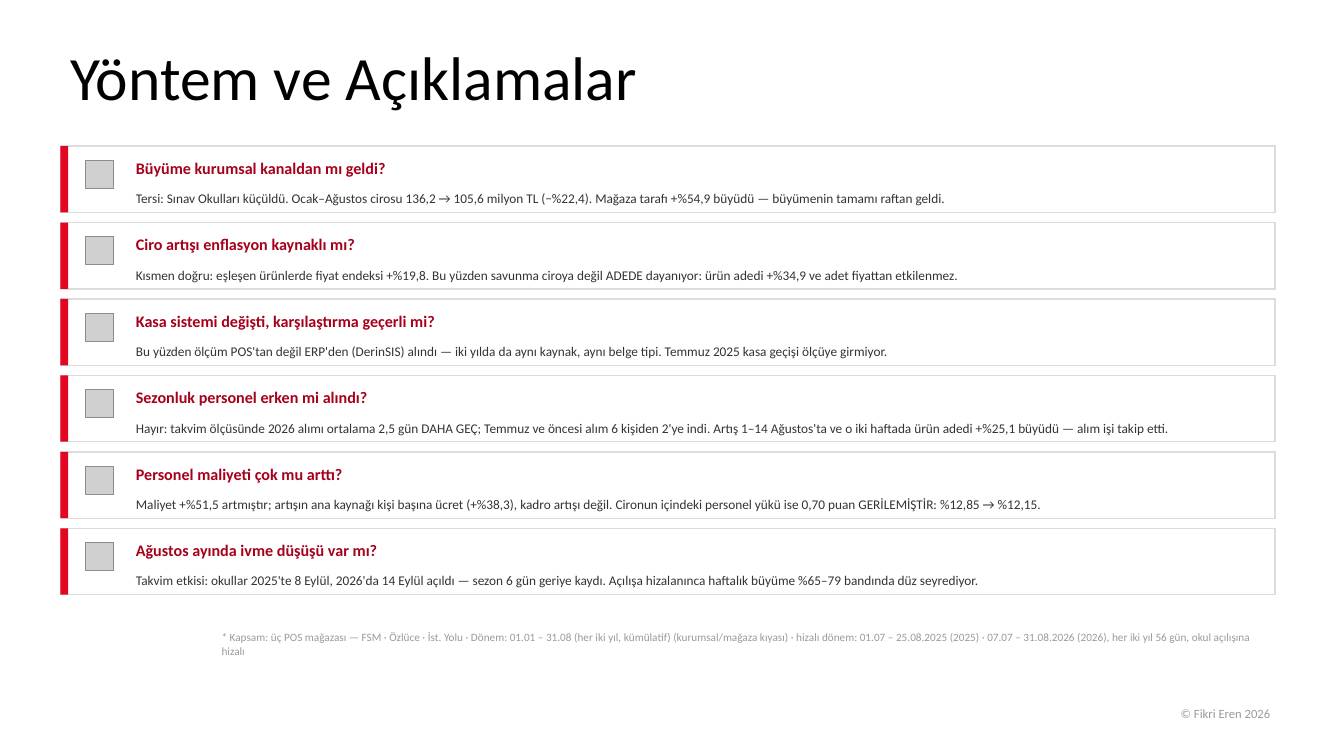
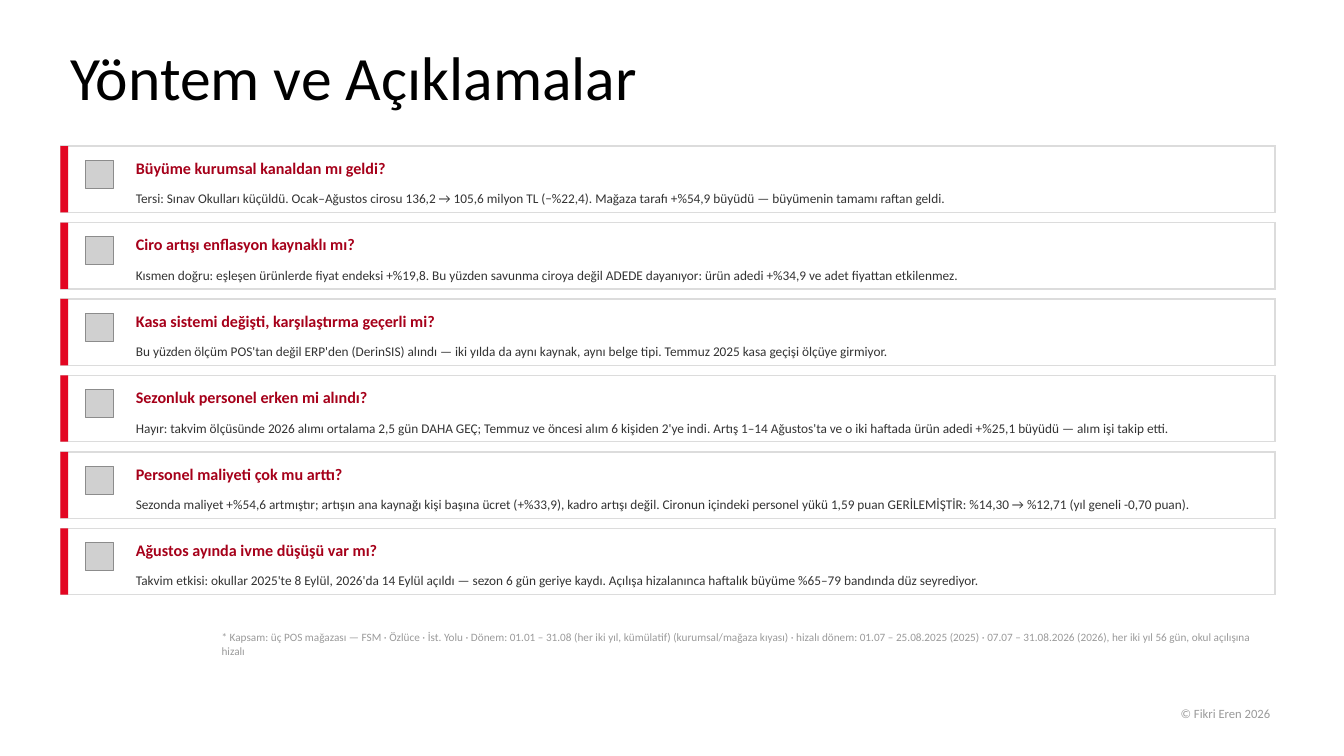
Before and after one commit to fikrierenn/pusula, a slide deck: slide 18 of briefings/sezon-kadro-20260902/sunum-kadro-sezon2026.pptx (slide 17 before the commit). Drawn at 1344x756 pixels with LibreOffice and Linux fonts; fonts in the diff are those of the drawing; grey boxes stand for pictures; background and template pictures are left out. Boxes give left, top, right and bottom in pixels: in the first picture for what was removed or moved away, otherwise in the second. Text is boxed around its words. In the diff, an @@ line names an element or a change of style, - is before the commit and + after.

```diff
--- a/briefings/sezon-kadro-20260902/sunum-kadro-sezon2026.pptx
+++ b/briefings/sezon-kadro-20260902/sunum-kadro-sezon2026.pptx
@@ text at (136, 498, 1190, 512): text changed @@
-Maliyet +%51,5 artmıştır; artışın ana kaynağı kişi başına ücret (+%38,3), kadro artışı değil. Cironun içindeki personel yükü ise 0,70 puan GERİLEMİŞTİR: %12,85 → %12,15.
+Sezonda maliyet +%54,6 artmıştır; artışın ana kaynağı kişi başına ücret (+%33,9), kadro artışı değil. Cironun içindeki personel yükü 1,59 puan GERİLEMİŞTİR: %14,30 → %12,71 (yıl geneli -0,70 puan).
```
Also in this commit, not shown: 2 other slides changed, 1 slide added, 10 other files.
